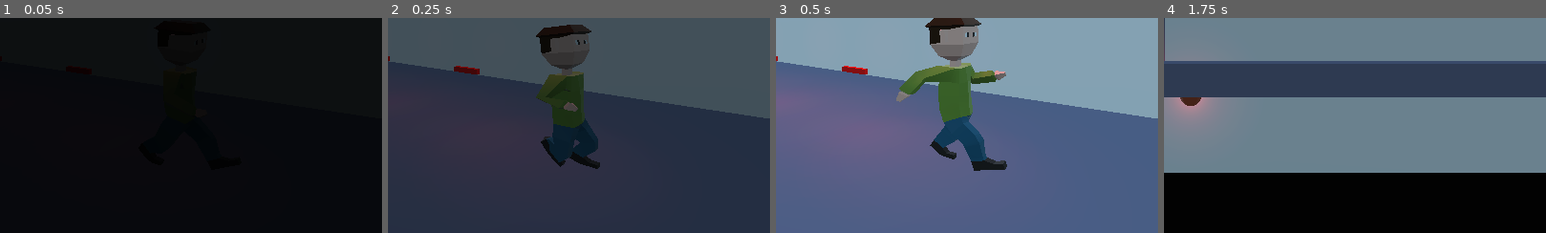
Above: before the commit, frames 1-4 (left to right).
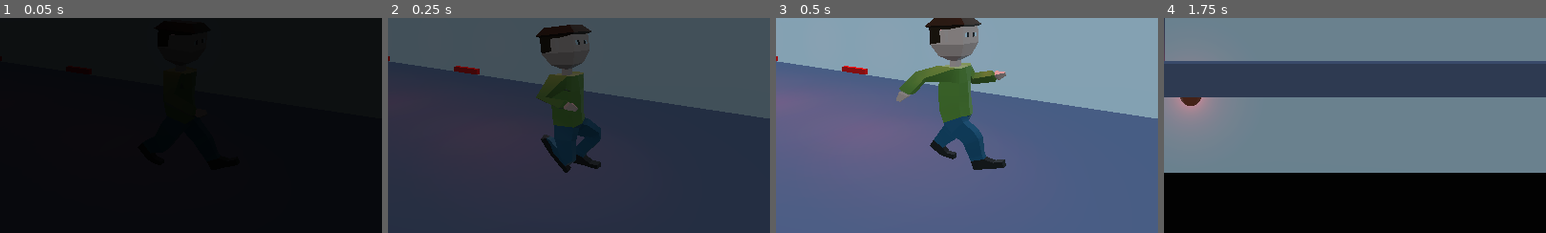
Above: after the commit, the same moments.

Repository: dsaltares/ludumdare-47
Game: Godot game, scene res://Main.tscn
The game is run twice, just before and just after one commit, with the same random seed, the same clock (stepped at 60 frames per second) and the same inputs. Sound files missing from this copy of the repository are replaced by a short silence.
Inputs:
- Up to frame 1 (0.05 s): no input
- Up to frame 2 (0.25 s): no input
- Up to frame 3 (0.5 s): no input
- Up to frame 4 (1.75 s): hold D (move_right) 0.53-1.28 s; tap N (new_run) at 0.6, 1.35 s; tap Space (jump) at 0.77, 1.52 s; tap Enter at 1.25 s; hold A (move_left) from 1.28 s (still down)
The pictures show only the part of the screen within x 35-85%, y 50-100%; the shares and areas given below are measured in that part.

The runs differ from the first frame. In frame 2, 0.7% of the frame differs, in the area x 40-56%, y 41-72%; in frame 3, 0.2%; in frame 4, nothing differs.

Commit message:
player celebration

Diff:
--- a/game/EventBus.gd
+++ b/game/EventBus.gd
@@ -10,5 +10,6 @@
 signal player_dissolved
 signal player_killed
 signal player_entered_exit_portal
+signal player_won
 signal key_obtained
 signal loop_timer_updated
--- a/game/Level/Level.gd
+++ b/game/Level/Level.gd
@@ -11,6 +11,7 @@
 onready var loop_timer := $LoopTimer
 
 func _ready() -> void:
+	EventBus.connect("player_entered_exit_portal", self, "on_player_entered_exit_portal")
 	GhostManager.set_player(player)
 	var ghosts = GhostManager.instance_ghosts()
 	for ghost in ghosts:
@@ -31,3 +32,6 @@
 
 func dissolve_player() -> void:
 	player.dissolve()
+
+func on_player_entered_exit_portal() -> void:
+	loop_timer.paused = true
--- a/game/Player/Player.gd
+++ b/game/Player/Player.gd
@@ -5,6 +5,7 @@
 	Appearing,
 	Regular,
 	Dying,
+	Win,
 }
 
 export var MAX_RUNNING_SPEED := 10.0
@@ -36,6 +37,7 @@
 onready var jump_sfx := $JumpSFX
 onready var appear_sfx := $AppearSFX
 onready var key_pickup_sfx := $KeyPickupSFX
+onready var win_sfx := $WinSFX
 onready var animation_tree := $AnimationTree
 
 func kill() -> void:
@@ -57,6 +59,7 @@
 
 func _ready() -> void:
 	EventBus.connect("key_obtained", self, "on_key_obtained")
+	EventBus.connect("player_entered_exit_portal", self, "win")
 	die_timer.connect("timeout", self, "on_die_timer_timeout")
 	appear_timer.connect("timeout", self, "on_appear_timer_timeout")
 
@@ -79,7 +82,7 @@
 		pressed_jump = true
 
 func _physics_process(delta: float) -> void:
-	if state == States.Dying:
+	if state == States.Dying or state == States.Win:
 		return
 
 	_update_horizontal_velocity(delta)
@@ -178,3 +181,12 @@
 
 func on_key_obtained() -> void:
 	key_pickup_sfx.play()
+
+func win() -> void:
+	state = States.Win
+	var state_machine = animation_tree["parameters/playback"]
+	state_machine.travel("Celebrate")
+	win_sfx.play()
+
+func finish_win() -> void:
+	EventBus.emit_signal("player_won")
--- a/game/Player/Player.tscn
+++ b/game/Player/Player.tscn
@@ -1,7 +1,8 @@
-[gd_scene load_steps=23 format=2]
+[gd_scene load_steps=32 format=2]
 
 [ext_resource path="res://Player/PlayerMaterial.tres" type="Material" id=1]
 [ext_resource path="res://Player/Player.gd" type="Script" id=2]
+[ext_resource path="res://Player/win.wav" type="AudioStream" id=3]
 [ext_resource path="res://Player/PlayerCollisionShape.tres" type="Shape" id=5]
 [ext_resource path="res://LaserTurret/laser_hit_player.wav" type="AudioStream" id=6]
 [ext_resource path="res://Player/jump.wav" type="AudioStream" id=7]
@@ -10,30 +11,51 @@
 [ext_resource path="res://Player/dissolve.wav" type="AudioStream" id=10]
 [ext_resource path="res://Player/character.glb" type="PackedScene" id=11]
 
+[sub_resource type="Animation" id=19]
+resource_name = "finish_win"
+length = 0.1
+tracks/0/type = "method"
+tracks/0/path = NodePath("../..")
+tracks/0/interp = 1
+tracks/0/loop_wrap = true
+tracks/0/imported = false
+tracks/0/enabled = true
+tracks/0/keys = {
+"times": PoolRealArray( 0 ),
+"transitions": PoolRealArray( 1 ),
+"values": [ {
+"args": [  ],
+"method": "finish_win"
+} ]
+}
+
 [sub_resource type="AnimationNodeAnimation" id=1]
 animation = "Air-loop"
 
 [sub_resource type="AnimationNodeAnimation" id=2]
+animation = "Celebrate"
+
+[sub_resource type="AnimationNodeAnimation" id=3]
 animation = "Idle-loop"
 
-[sub_resource type="AnimationNodeAnimation" id=3]
+[sub_resource type="AnimationNodeAnimation" id=4]
 animation = "Jump"
 
-[sub_resource type="AnimationNodeAnimation" id=4]
+[sub_resource type="AnimationNodeAnimation" id=5]
 animation = "Run-loop"
 
-[sub_resource type="AnimationNodeStateMachineTransition" id=5]
+[sub_resource type="AnimationNodeAnimation" id=20]
+animation = "finish_win"
+
+[sub_resource type="AnimationNodeStateMachineTransition" id=6]
 xfade_time = 0.13
 
-[sub_resource type="AnimationNodeStateMachineTransition" id=6]
+[sub_resource type="AnimationNodeStateMachineTransition" id=7]
 xfade_time = 0.2
 
-[sub_resource type="AnimationNodeStateMachineTransition" id=7]
+[sub_resource type="AnimationNodeStateMachineTransition" id=8]
 auto_advance = true
 xfade_time = 0.05
-
-[sub_resource type="AnimationNodeStateMachineTransition" id=8]
-xfade_time = 0.13
 
 [sub_resource type="AnimationNodeStateMachineTransition" id=9]
 xfade_time = 0.13
@@ -42,21 +64,46 @@
 xfade_time = 0.13
 
 [sub_resource type="AnimationNodeStateMachineTransition" id=11]
+xfade_time = 0.13
+
+[sub_resource type="AnimationNodeStateMachineTransition" id=12]
 xfade_time = 0.2
 
-[sub_resource type="AnimationNodeStateMachine" id=12]
+[sub_resource type="AnimationNodeStateMachineTransition" id=13]
+xfade_time = 0.13
+
+[sub_resource type="AnimationNodeStateMachineTransition" id=14]
+
+[sub_resource type="AnimationNodeStateMachineTransition" id=15]
+xfade_time = 0.1
+
+[sub_resource type="AnimationNodeStateMachineTransition" id=21]
+switch_mode = 2
+auto_advance = true
+
+[sub_resource type="AnimationNodeStateMachineTransition" id=22]
+switch_mode = 2
+auto_advance = true
+disabled = true
+
+[sub_resource type="AnimationNodeStateMachine" id=17]
 states/Air/node = SubResource( 1 )
 states/Air/position = Vector2( 424.5, 203.5 )
-states/Idle/node = SubResource( 2 )
+states/Celebrate/node = SubResource( 2 )
+states/Celebrate/position = Vector2( 306.5, 286.5 )
+states/Idle/node = SubResource( 3 )
 states/Idle/position = Vector2( 178.5, 82.5 )
-states/Jump/node = SubResource( 3 )
+states/Jump/node = SubResource( 4 )
 states/Jump/position = Vector2( 179, 193 )
-states/Run/node = SubResource( 4 )
-states/Run/position = Vector2( 411, 82.75 )
-transitions = [ "Idle", "Run", SubResource( 5 ), "Idle", "Jump", SubResource( 6 ), "Jump", "Air", SubResource( 7 ), "Air", "Run", SubResource( 8 ), "Air", "Idle", SubResource( 9 ), "Run", "Idle", SubResource( 10 ), "Run", "Jump", SubResource( 11 ) ]
+states/Run/node = SubResource( 5 )
+states/Run/position = Vector2( 411, 82.625 )
+states/finish_win/node = SubResource( 20 )
+states/finish_win/position = Vector2( 132.5, 286.75 )
+transitions = [ "Idle", "Run", SubResource( 6 ), "Idle", "Jump", SubResource( 7 ), "Jump", "Air", SubResource( 8 ), "Air", "Run", SubResource( 9 ), "Air", "Idle", SubResource( 10 ), "Run", "Idle", SubResource( 11 ), "Run", "Jump", SubResource( 12 ), "Run", "Celebrate", SubResource( 13 ), "Air", "Celebrate", SubResource( 14 ), "Idle", "Celebrate", SubResource( 15 ), "Celebrate", "finish_win", SubResource( 21 ), "finish_win", "Idle", SubResource( 22 ) ]
 start_node = "Idle"
+graph_offset = Vector2( 24, 80 )
 
-[sub_resource type="AnimationNodeStateMachinePlayback" id=13]
+[sub_resource type="AnimationNodeStateMachinePlayback" id=18]
 
 [node name="Player" type="KinematicBody" groups=[
 "player",
@@ -76,6 +123,9 @@
 
 [node name="Cube" parent="Graphics/character/rig/Skeleton" index="0"]
 material/0 = ExtResource( 1 )
+
+[node name="AnimationPlayer" parent="Graphics/character" index="1"]
+anims/finish_win = SubResource( 19 )
 
 [node name="CoyoteTimer" type="Timer" parent="."]
 wait_time = 0.2
@@ -114,10 +164,13 @@
 stream = ExtResource( 10 )
 bus = "FX"
 
+[node name="WinSFX" type="AudioStreamPlayer" parent="."]
+stream = ExtResource( 3 )
+
 [node name="AnimationTree" type="AnimationTree" parent="."]
-tree_root = SubResource( 12 )
+tree_root = SubResource( 17 )
 anim_player = NodePath("../Graphics/character/AnimationPlayer")
 active = true
-parameters/playback = SubResource( 13 )
+parameters/playback = SubResource( 18 )
 
 [editable path="Graphics/character"]
--- a/game/Screens/ScreenManager.gd
+++ b/game/Screens/ScreenManager.gd
@@ -12,7 +12,7 @@
 func _ready() -> void:
 	EventBus.connect("main_menu_done", self, "_change_scene", [StoryScene])
 	EventBus.connect("story_done", self, "_change_scene", [GameScene])
-	EventBus.connect("player_entered_exit_portal", self, "_change_scene", [GameOverScene])
+	EventBus.connect("player_won", self, "_change_scene", [GameOverScene])
 	EventBus.connect("game_over_done", self, "_change_scene", [MainMenuScene])
 
 	_change_scene(MainMenuScene)
Binary file changed: game/Player/character.glb
Not shown, added: game/Player/win.wav.import
Not shown, added: game/Player/win.wav
Not shown, changed: models/character.blend
